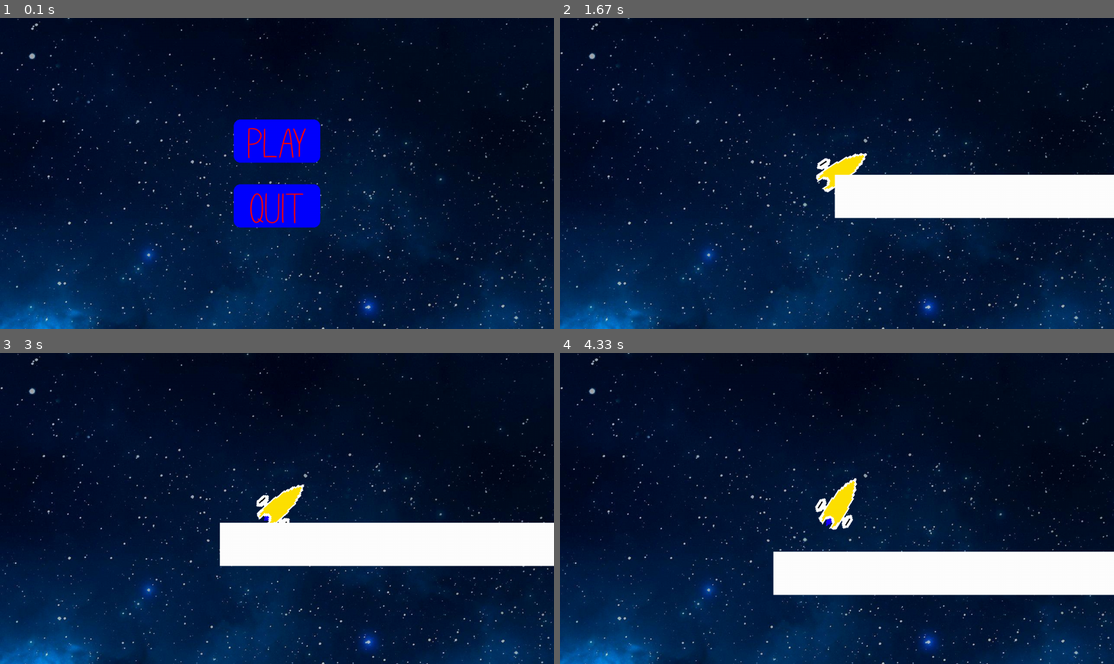
Above: before the commit, frames 1-4 (two rows, left to right).
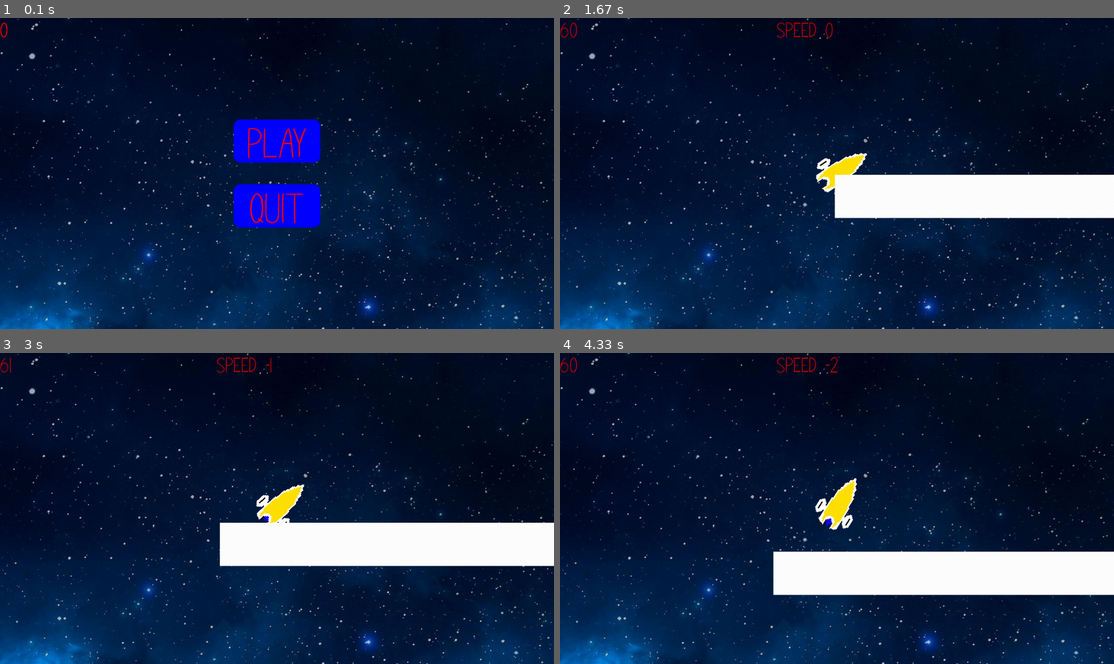
Above: after the commit, the same moments.

Repository: williamjamesj/pygame-project-williamjamesj
Game: pygame game, started from main.py
The game is run twice, just before and just after one commit, with the same random seed, the same clock (stepped at 60 frames per second) and the same inputs.
Inputs (mouse positions are in pixels of both pictures, inside the frame that each line leads up to):
- Up to frame 1 (0.1 s): no input
- Up to frame 2 (1.67 s): click (837, 142) at 0.38 s; click (792, 129) at 0.72 s; hold Right 1-1.47 s; move the mouse to (1014, 164) at 1.03 s; hold Up from 1.5 s (still down)
- Up to frame 3 (3 s): release Up at 1.8 s; hold Right 1.83-2.3 s; hold Left 2.33-2.87 s; hold Down from 2.9 s (still down)
- Up to frame 4 (4.33 s): release Down at 3.2 s; hold Left 3.23-3.63 s; hold Up 3.67-4.03 s; hold Right from 4.07 s (still down)

The runs differ from the first frame. In frame 1, less than 0.1% of the frame differs, in the area x 0-2%, y 1-7%; in frame 2, 0.2%, in the area x 0-50%, y 1-7%; in frame 3, 0.2%; in frame 4, 0.2%.

Commit message:
fixed collisions :)

Diff:
--- a/globalvariables.py
+++ b/globalvariables.py
@@ -9,6 +9,6 @@
 levelobstacles = None
 playerspaceship = None
 allobjects = None
-debug = False # Gives features like fps counter,
+debug = True # Gives features like fps counter,
 allnonplayers = False
 playerorigin = None
--- a/spaceship.py
+++ b/spaceship.py
@@ -53,6 +53,7 @@
         self.percievedx += xy[0]*self.speed
         self.percievedy += xy[1]*self.speed
         self.image = pygame.transform.rotate(self.image,self.direction)
+        self.mask = pygame.mask.from_surface(self.image)
         self.rect = self.image.get_rect(center=(globals.playerorigin))
         return
     def draw(self):
